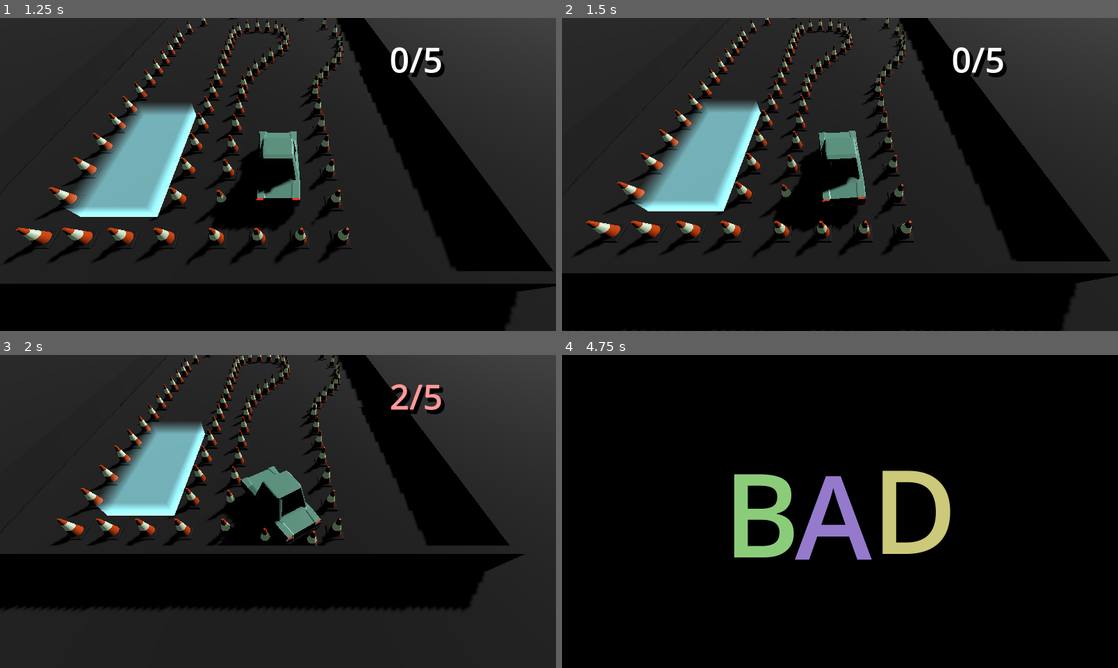
Above: before the commit, frames 1-4 (two rows, left to right).
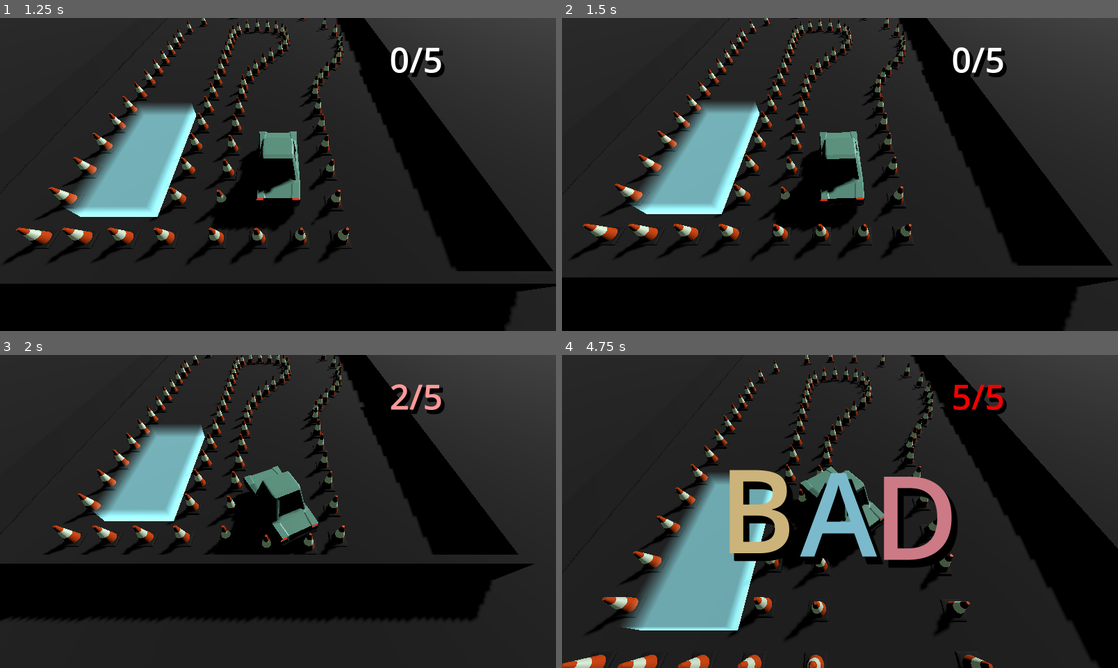
Above: after the commit, the same moments.

Repository: TomMurray/ValetV2
Game: Godot game, scene res://scenes/levels/test.tscn
Two runs of this game, one before a commit and one after it. Both use one fixed random seed, a clock stepped at 60 frames per second and the inputs below.
Inputs:
- Up to frame 1 (1.25 s): hold Right (steer_right) from 0.53 s (still down)
- Up to frame 2 (1.5 s): tap Enter at 1.25 s; release Right (steer_right) at 1.28 s; hold Down (brake_reverse) from 1.28 s (still down)
- Up to frame 3 (2 s): keep holding Down (brake_reverse)
- Up to frame 4 (4.75 s): release Down (brake_reverse) at 2.03 s; hold Right (steer_right) 2.03-2.78 s; hold Up (accelerate) 2.78-3.53 s; hold Left (steer_left) from 3.53 s (still down)

Frame 1 is identical in both runs. In frame 2, 6.4% of the frame differs, in the area x 0-100%, y 0-99%; in frame 3, 13%; in frame 4, 82%, in the area x 0-100%, y 0-100%.

Commit message:
Add the (surprisingly complicated) logic to introduce a pause when changing directions
This effect is supposed to be like changing gears or something to that effect

Diff:
--- a/scenes/levels/test.tscn
+++ b/scenes/levels/test.tscn
@@ -251,13 +251,15 @@
 [node name="picocar" parent="." instance=ExtResource("6_mojs0")]
 transform = Transform3D(1, 0, 0, 0, 1, 0, 0, 0, 1, 0.0168858, -4.76837e-07, 0.00103188)
 colour = Color(0.466667, 0.733333, 0.639216, 1)
+accel_per_sec_fwd = 5.0
+brake_decel_per_sec = 30.0
 
 [node name="follow_camera" type="Node3D" parent="." node_paths=PackedStringArray("target")]
 script = ExtResource("7_eo0h5")
 target = NodePath("../picocar")
 
 [node name="Camera3D" type="Camera3D" parent="follow_camera" node_paths=PackedStringArray("target")]
-transform = Transform3D(-0.99999, 0.00363988, -0.00273074, 0, 0.600117, 0.799912, 0.00455036, 0.799904, -0.600111, 0, 4.94629, -3.70978)
+transform = Transform3D(-0.99999, 0.00363988, -0.00273075, 0, 0.600117, 0.799912, 0.00455036, 0.799904, -0.600111, 0, 4.94629, -3.70978)
 script = ExtResource("8_gofos")
 target = NodePath("../../picocar")
 
--- a/scenes/picocar.tscn
+++ b/scenes/picocar.tscn
@@ -14,11 +14,11 @@
 wheel_front_left = NodePath("wheel_fl")
 wheel_back_right = NodePath("wheel_br")
 wheel_back_left = NodePath("wheel_bl")
+secs_to_change_dir = null
 max_speed_per_sec_fwd = 8.0
 accel_per_sec_fwd = 15.0
 max_speed_per_sec_bwd = 3.0
 accel_per_sec_bwd = 5.0
-brake_decel_per_sec = null
 
 [node name="CollisionShape3D" type="CollisionShape3D" parent="." index="5"]
 transform = Transform3D(1, 0, 0, 0, 1, 0, 0, 0, 1, 0, 0.670243, 0)
--- a/scripts/picocar.gd
+++ b/scripts/picocar.gd
@@ -23,6 +23,7 @@
 @export var max_steer_angle : float = 40.0
 @export var steer_per_sec : float = 120.0
 @export var friction_per_sec : float = 0.6
+@export var secs_to_change_dir : float = 1.0
 
 @export_category("Forward motion")
 @export var max_speed_per_sec_fwd : float = 5
@@ -46,6 +47,9 @@
 
 @onready var wheel_radius : float = wheels[0].scale.y
 
+var prev_accel_dir : float = 0.0
+var change_dir_timer : SceneTreeTimer = null
+
 func get_node3d_midpoint(a : Array[Node3D]):
 	return a.map(func(x : Node3D): return x.transform.origin).reduce(func(a, b): return a + b) / a.size()
 
@@ -106,24 +110,41 @@
 		# turning the car unless going straight ahead, so we're simplifying
 		# just to get a signed velocity so we know whether we're reversing or
 		# travelling forwards.
-		var forward_velocity := signf(velocity.dot(basis.z)) * velocity.length()
-
-		# TODO: Special behaviour for accelerate/brake/reverse. If the car
-		# is currently moving forwards, pressing backwards will brake
-		# until the car stops. There should be a delay once the car has
-		# come to a complete stop before the car starts reversing.
+		var prev_forward_velocity := signf(velocity.dot(basis.z)) * velocity.length()
 
 		# Firstly, use a different accel/max speed for reversing the car
 		var accel_fwd := accel >= 0.0
-		var is_braking := (forward_velocity >= 0.0) != accel_fwd
-		var accel_per_sec = (
-			brake_decel_per_sec if is_braking
-			else accel_per_sec_fwd if accel_fwd
-			else accel_per_sec_bwd
-		)
+		var is_braking := !is_zero_approx(prev_forward_velocity) and (prev_forward_velocity >= 0.0) != accel_fwd
+		var accel_per_sec = accel_per_sec_fwd if accel_fwd else accel_per_sec_bwd
+		if is_braking:
+			# Scale brake deceleration by how close to 0 velocity we are to smooth
+			# it out
+			var factor := maxf(0.1, minf(1.0, absf(prev_forward_velocity)))
+			accel_per_sec = brake_decel_per_sec * factor
 
 		# Apply acceleration
-		forward_velocity = forward_velocity + accel * accel_per_sec * delta
+		var velocity_delta = accel * accel_per_sec * delta
+
+		# If we're in the process of changing direction and the player is still acceleration in the
+		# 'brake' direction, do not apply any acceleration
+		if change_dir_timer != null:
+			if prev_accel_dir != accel or change_dir_timer.time_left <= 0.0:
+				change_dir_timer = null
+			else:
+				velocity_delta = 0.0
+
+		var forward_velocity = prev_forward_velocity + velocity_delta
+
+		# If acceleration brings the car to a stop, and we're braking, introduce
+		# a little pause before starting to move in the other direction.
+		if is_braking and (!is_zero_approx(prev_forward_velocity)
+							and (is_zero_approx(forward_velocity)
+							or sign(prev_forward_velocity) != sign(forward_velocity))):
+			# Start timeout
+			change_dir_timer = get_tree().create_timer(secs_to_change_dir, false, true)
+			prev_accel_dir = accel
+			# Come to a full stop
+			forward_velocity = 0.0
 
 		# Clamp to max speed depending on direction of acceleration
 		if accel >= 0.0:
